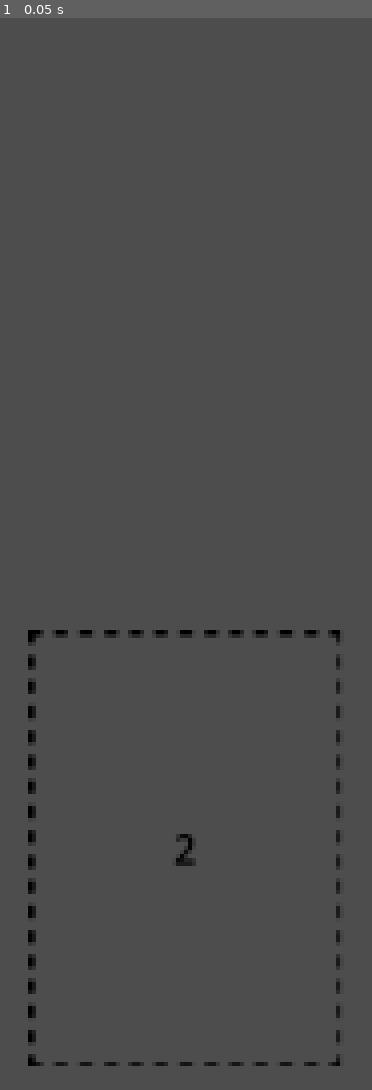
Above: before the commit, frame 1.
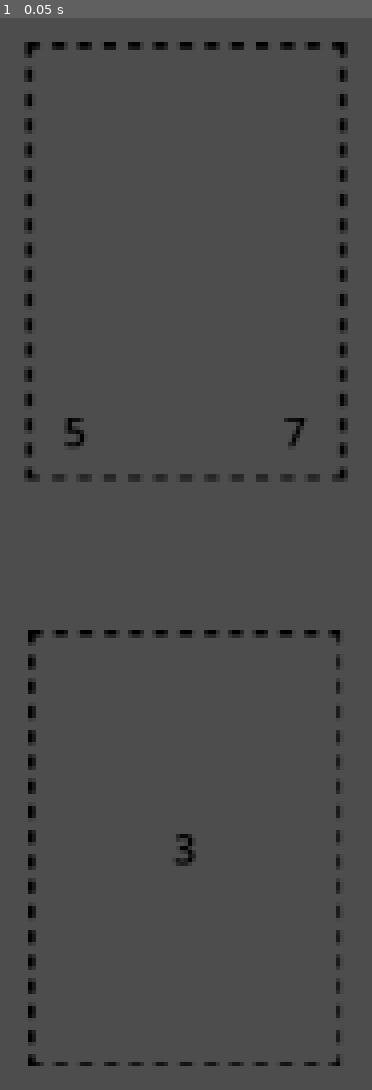
Above: after the commit, the same moment.

Repository: deecovan/abletop
Game: Godot game, scene res://Scenes/Main.tscn
Two runs of this game, one before a commit and one after it. Both use one fixed random seed, a clock stepped at 60 frames per second and the inputs below.
Inputs:
- Up to frame 1 (0.05 s): no input

The runs differ from the first frame. In frame 1, 1.7% of the frame differs, in the area x 6-94%, y 2-80%.

Commit message:
Create proto Card and try to draw one random

Diff:
--- a/guide/Scenes/Card.tscn
+++ b/guide/Scenes/Card.tscn
@@ -1,3 +1,44 @@
-[gd_scene format=3 uid="uid://c25acld8w4g5r"]
+[gd_scene load_steps=4 format=3 uid="uid://c25acld8w4g5r"]
+
+[ext_resource type="Script" uid="uid://ni6riw8ovdab" path="res://Scripts/Card.gd" id="1_pnb5n"]
+[ext_resource type="Texture2D" uid="uid://b4qy302glm75k" path="res://Assets/Deck.png" id="2_3p273"]
+
+[sub_resource type="RectangleShape2D" id="RectangleShape2D_3p273"]
+size = Vector2(128, 176)
 
 [node name="Card" type="Node2D"]
+position = Vector2(100, 335)
+script = ExtResource("1_pnb5n")
+
+[node name="CardImage" type="Sprite2D" parent="."]
+position = Vector2(1.19209e-06, 2.71201e-06)
+scale = Vector2(1.018, 1)
+texture = ExtResource("2_3p273")
+
+[node name="Area2D" type="Area2D" parent="."]
+metadata/_edit_group_ = true
+
+[node name="CollisionShape2D" type="CollisionShape2D" parent="Area2D"]
+shape = SubResource("RectangleShape2D_3p273")
+
+[node name="Attack" type="RichTextLabel" parent="."]
+modulate = Color(0, 0, 0, 1)
+offset_left = -64.0
+offset_top = 48.0
+offset_right = -24.0
+offset_bottom = 88.0
+text = "0"
+horizontal_alignment = 1
+vertical_alignment = 1
+metadata/_edit_use_anchors_ = true
+
+[node name="Health" type="RichTextLabel" parent="."]
+modulate = Color(0, 0, 0, 1)
+offset_left = 24.0
+offset_top = 48.0
+offset_right = 64.0
+offset_bottom = 88.0
+text = "0"
+horizontal_alignment = 1
+vertical_alignment = 1
+metadata/_edit_use_anchors_ = true
--- a/guide/Scenes/Main.tscn
+++ b/guide/Scenes/Main.tscn
@@ -29,11 +29,11 @@
 shape = SubResource("RectangleShape2D_kln2b")
 
 [node name="RichTextLabel" type="RichTextLabel" parent="Deck"]
+modulate = Color(0, 0, 0, 1)
 offset_left = -20.0
 offset_top = -20.0
 offset_right = 20.0
 offset_bottom = 20.0
-theme_override_colors/default_color = Color(0, 0, 0, 1)
 text = "0"
 horizontal_alignment = 1
 vertical_alignment = 1
--- /dev/null
+++ b/guide/Scripts/Card.gd
@@ -0,0 +1 @@
+extends Node2D
--- /dev/null
+++ b/guide/Scripts/CardDatabase.gd
@@ -0,0 +1,5 @@
+const CARDS = {
+	"Knight": [2, 3],
+	"Archer": [1, 1],
+	"Daemon": [5, 7],
+	}
--- a/guide/Scripts/Deck.gd
+++ b/guide/Scripts/Deck.gd
@@ -3,13 +3,15 @@
 const CARD_DRAW_SPEED = 0.2
 
 var card_scene = preload("res://Scenes/Card.tscn")
-var player_deck = ["Knight", "Knight", "Knight"]
+var card_database_reference = preload("res://Scripts/CardDatabase.gd")
+var player_deck = ["Knight", "Archer", "Daemon", "Knight"]
 
 func _ready() -> void:
+	draw_card()
 	$RichTextLabel.text = str(player_deck.size())
-	draw_card()
 
 func draw_card() -> void:
+	player_deck.shuffle()
 	var card_drawn = player_deck[0]
 	player_deck.erase(card_drawn)
 	if player_deck.size() == 0:
@@ -19,6 +21,8 @@
 
 	$RichTextLabel.text = str(player_deck.size())
 	var new_card = card_scene.instantiate()
+	new_card.name = "Card"
+	new_card.get_node("Attack").text = str(card_database_reference.CARDS[card_drawn][0])
+	new_card.get_node("Health").text = str(card_database_reference.CARDS[card_drawn][1])
 	$"../CardManager".add_child(new_card)
-	new_card.name = "Card"
 	$"../PlayerHand".add_card_to_hand(new_card, CARD_DRAW_SPEED)
--- a/guide/project.godot
+++ b/guide/project.godot
@@ -19,3 +19,6 @@
 
 window/size/viewport_width=1280
 window/size/viewport_height=700
+window/size/initial_position_type=0
+window/size/resizable=false
+window/size/borderless=true
Not shown, added: guide/Scripts/Card.gd.uid
Not shown, added: guide/Scripts/CardDatabase.gd.uid
Not shown, changed: README.MD
